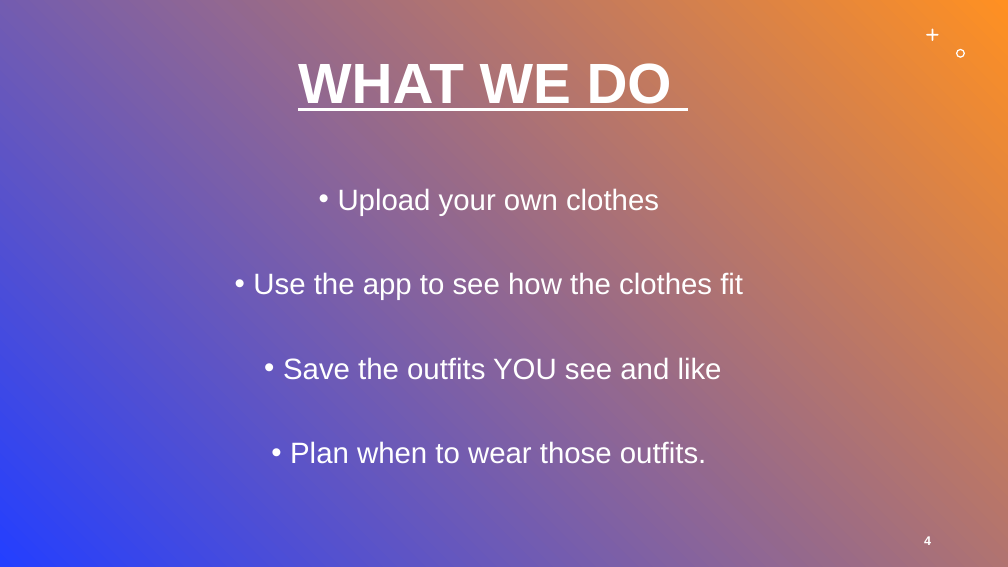
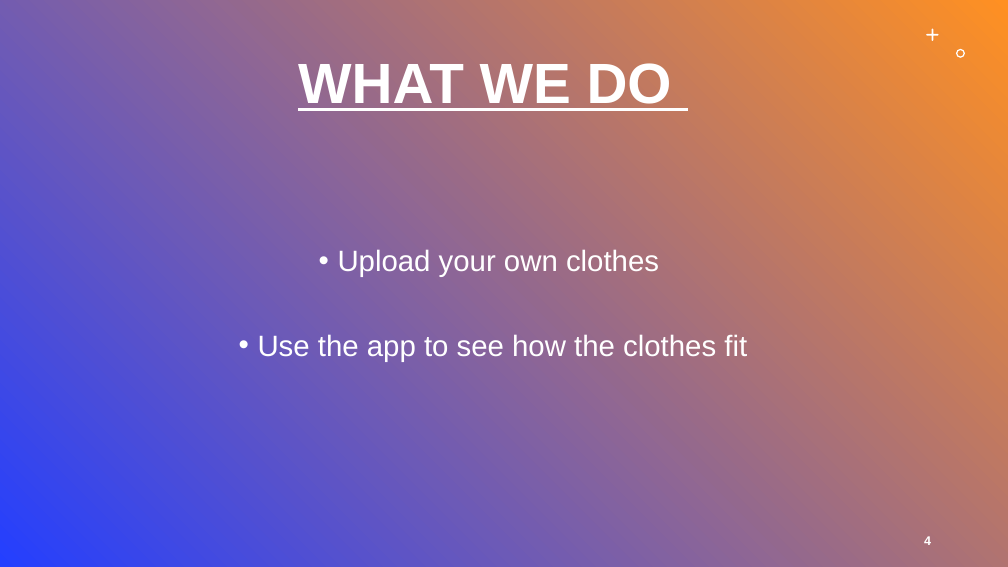
Before and after one commit to Rank1HackathonTeam/syncShackProj, a slide deck: slide 4 of OUTFITR.pptx. Drawn at 1008x567 pixels with LibreOffice and Linux fonts; fonts in the diff are those of the drawing. Boxes give left, top, right and bottom in pixels: in the first picture for what was removed or moved away, otherwise in the second. Text is boxed around its words. In the diff, an @@ line names an element or a change of style, - is before the commit and + after.

```diff
--- a/OUTFITR.pptx
+++ b/OUTFITR.pptx
@@ text "Upload your own clothes": place and size @@
-text "Upload your own clothes" at <box>253,188,743,464</box>
+text "Upload your own clothes" at <box>258,249,747,362</box>
@@ text at <box>283,357,722,464</box>: paragraphs removed @@
-• Save the outfits YOU see and like
-• Plan when to wear those outfits.
```
